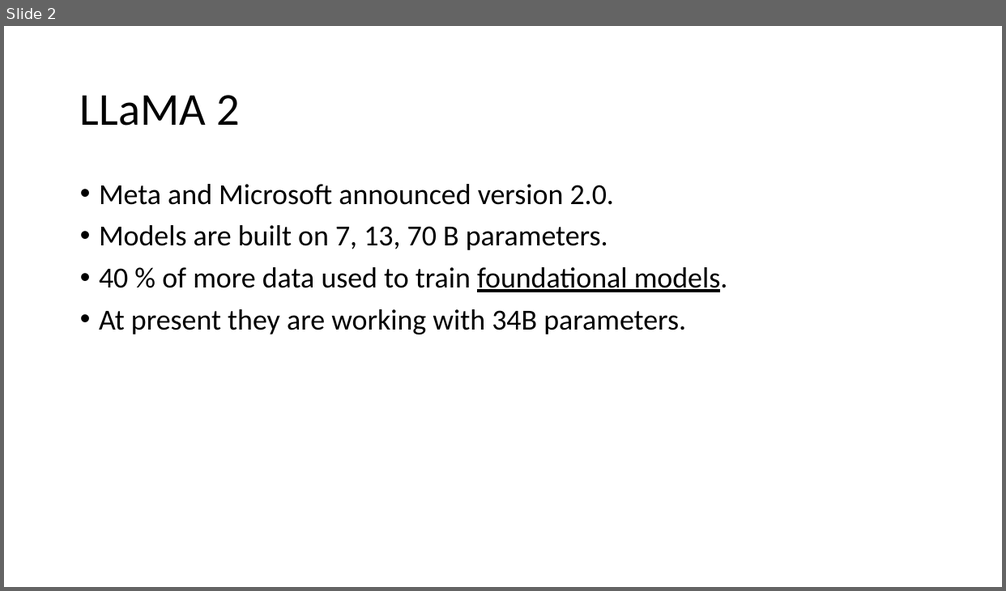
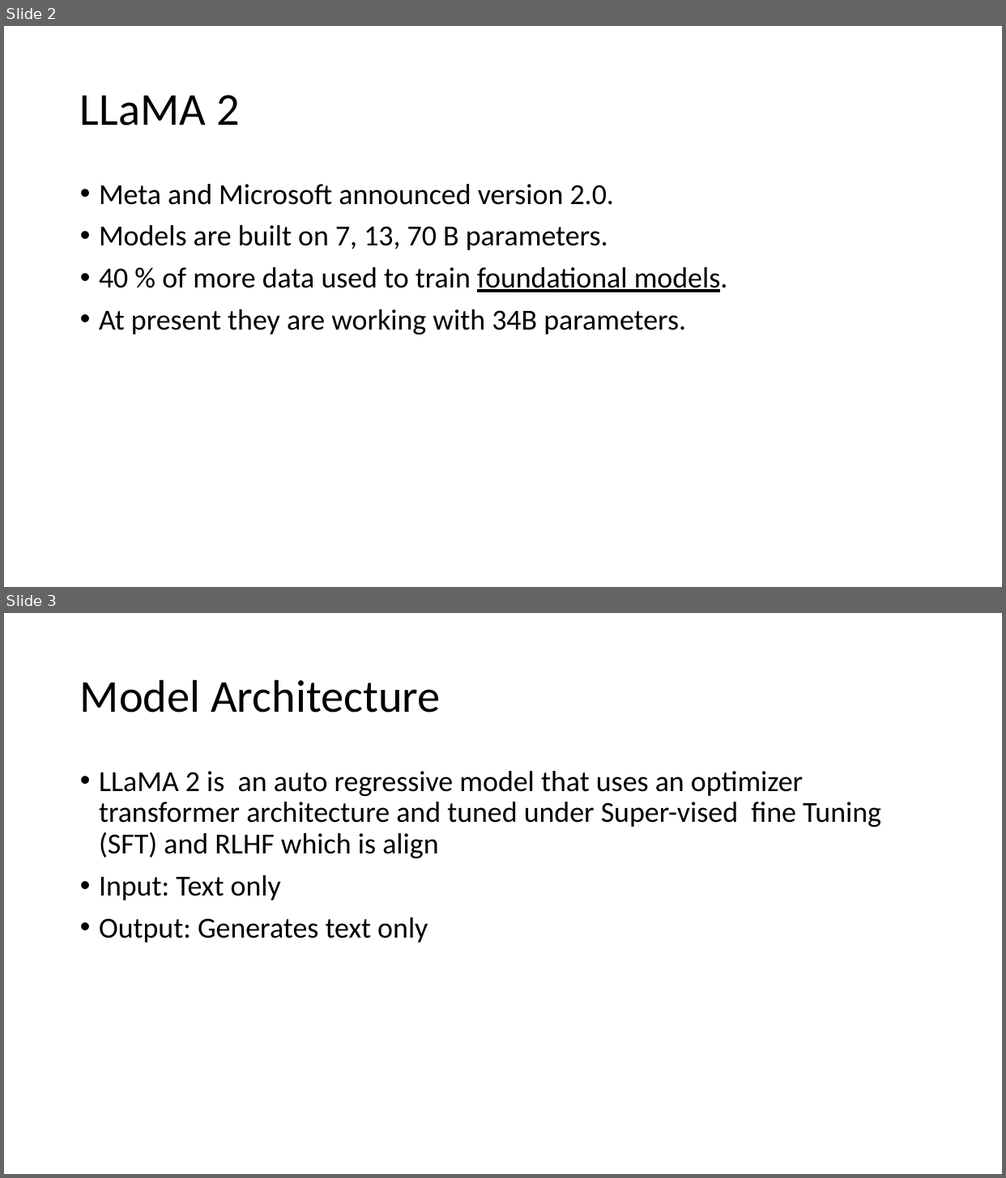
Before and after one commit to crtejavardhanreddy/TejaVardhanReddy, a slide deck: Teja_AI/Models/LLaMA/LLaMA.pptx. Shown one above the other, each under a label of ours: slide 2 before the commit, slides 2 and 3 after it. The pictures are 1006x591 and 1006x1178 pixels, drawn with LibreOffice and Linux fonts; fonts in the diff are those of the drawing. Boxes give left, top, right and bottom in pixels: in the first picture for what was removed or moved away, otherwise in the second. Text is boxed around its words. In the diff, an @@ line names an element or a change of style, - is before the commit and + after.

```diff
--- a/Teja_AI/Models/LLaMA/LLaMA.pptx
+++ b/Teja_AI/Models/LLaMA/LLaMA.pptx
@@ slide 3 added at box(4, 613, 1002, 1174), background #FFFFFF @@
@@ title added at box(80, 679, 441, 713), 44 pt, text #000000 @@
+Model Architecture
@@ text added at box(99, 771, 881, 943), 28 pt, text #000000 @@
+• LLaMA 2 is an auto regressive model that uses an optimizer transformer architecture and tuned under Super-vised fine Tuning (SFT) and RLHF which is align
+• Input: Text only
+• Output: Generates text only
```
Also in this commit, not shown: 1 slide changed, 1 other slide added, 5 other files.
